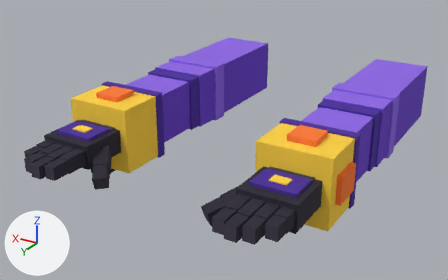
One commit to the glTF model public/models/arms.glb: the scene before it, then after it.
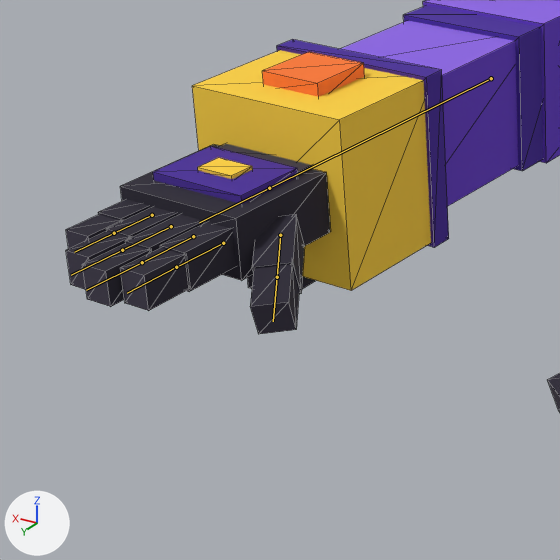
Each version is shown whole from a 50 mm lens placed at (-0.56, 1.278, 0.157), pointed at (0.028, 0.298, -0.333), then close up on the part from 0% to 46% of the width and 24% to 97% of the height. The axes (+X, +Y, +Z) are drawn at lower left. The lights are the same throughout. The last two pictures show the newer version. The bones that change, and the others that lie on the model, are drawn over the model as lines in the close-ups. The close-ups show mesh edges as thin lines.

In view in the first close-up: 'ArmsMesh'.
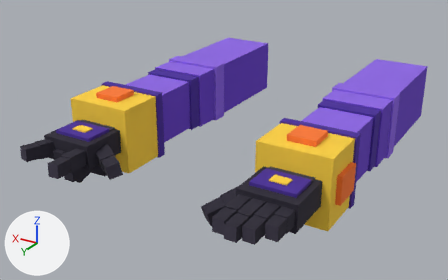
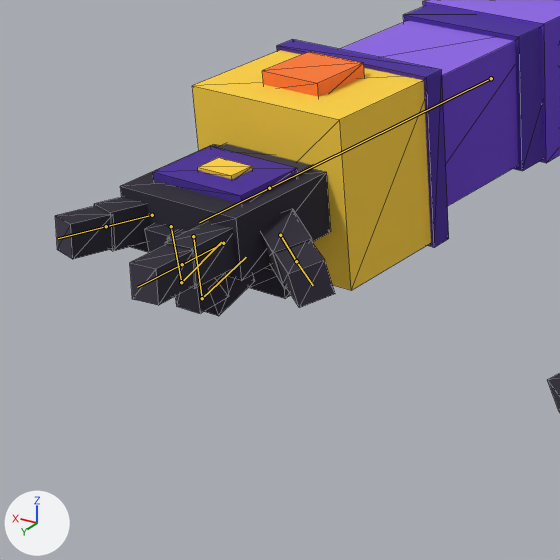
The newer file adds an action. The first version stands in its rest pose; the second is drawn at frame 1 of the action 'thwip_R'.

The edits, one by one:
Bone 'index_01_R' (bone_index_01_r) turns from (0, 0, 0) to (4, 0, 6) degrees about its own x, y and z.
Bone 'middle_01_R' (bone_middle_01_r) turns from (0, 0, 0) to (-92, 0, 0) degrees about its own x, y and z.
Bone 'middle_02_R' (bone_middle_02_r) turns from (0, 0, 0) to (-104, 0, 0) degrees about its own x, y and z.
Bone 'pinky_01_R' (bone_pinky_01_r) turns from (0, 0, 0) to (4, 0, -14) degrees about its own x, y and z.
Bone 'ring_01_R' (bone_ring_01_r) turns from (0, 0, 0) to (-95, 0, 0) degrees about its own x, y and z.
Bone 'ring_02_R' (bone_ring_02_r) turns from (0, 0, 0) to (-104, 0, 0) degrees about its own x, y and z.
Bone 'thumb_01_R' (bone_thumb_01_r) turns from (0, 0, 0) to (14, 0, 20) degrees about its own x, y and z.

Location of each change, [x1, y1, x2, y2] in pixels of the close-ups (560 x 560 px):
'ArmsMesh', posed: before [66, 0, 560, 412]; after [55, 0, 560, 412]
bone 'index_01_R', root to tip: before (223, 243) to (176, 267); after (223, 243) to (182, 264)
bone 'middle_01_R', root to tip: before (193, 236) to (142, 262); after (193, 236) to (202, 298)
bone 'middle_02_R', root to tip: before (142, 262) to (86, 290); after (202, 298) to (246, 257)
bone 'pinky_01_R', root to tip: before (152, 215) to (114, 233); after (152, 215) to (106, 226)
bone 'ring_01_R', root to tip: before (171, 226) to (122, 250); after (171, 226) to (181, 282)
bone 'ring_02_R', root to tip: before (122, 250) to (71, 275); after (181, 282) to (221, 242)
bone 'thumb_01_R', root to tip: before (280, 235) to (277, 277); after (280, 235) to (296, 261)
